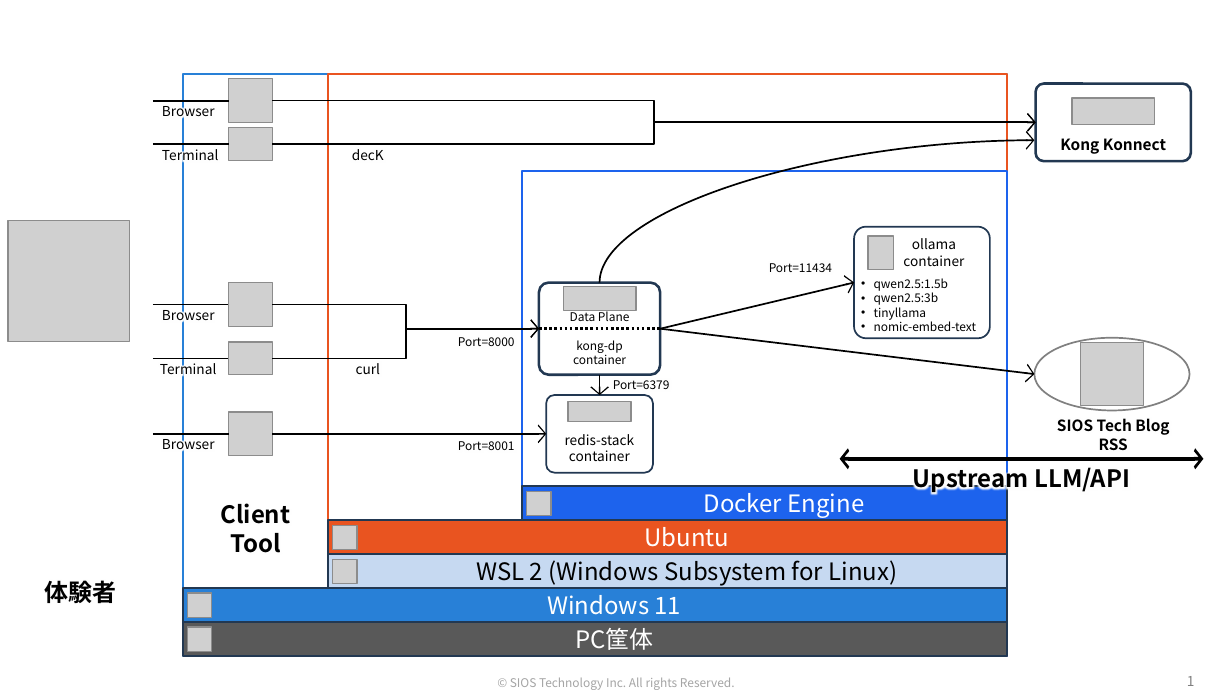
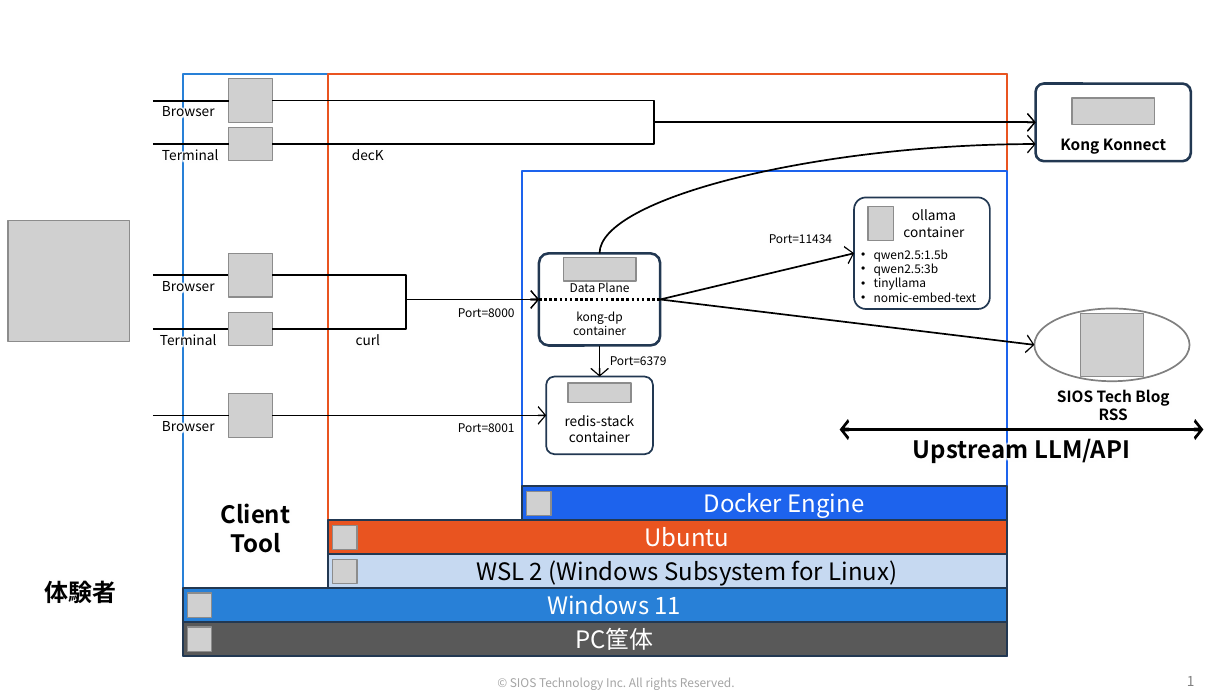
Before and after one commit to Toshiharu-Konuma-sti/my-skilling, a slide deck: slide 1 of kong-konnect/ai-gateway/image/kong-konnect-ai-gateway_overview.pptx. Drawn at 1232x693 pixels with LibreOffice and Linux fonts; fonts in the diff are those of the drawing; grey boxes stand for pictures; background and template pictures are left out. Boxes give left, top, right and bottom in pixels: in the first picture for what was removed or moved away, otherwise in the second. Text is boxed around its words. In the diff, an @@ line names an element or a change of style, - is before the commit and + after.

```diff
--- a/kong-konnect/ai-gateway/image/kong-konnect-ai-gateway_overview.pptx
+++ b/kong-konnect/ai-gateway/image/kong-konnect-ai-gateway_overview.pptx
@@ curved arrow moved from (600, 282) - (1035, 140) to (600, 254) - (1036, 144) @@
@@ 8 texts, 5 pictures, 3 lines, 2 rounded rectangles, 2 elbow arrows, 2 arrows, 1 double arrow, 1 ellipse: place and size @@
-8 texts, 5 pictures, 3 lines, 2 rounded rectangles, 2 elbow arrows, 2 arrows, 1 double arrow, 1 ellipse at bbox=[153, 227, 1204, 494]
+8 texts, 5 pictures, 3 lines, 2 rounded rectangles, 2 elbow arrows, 2 arrows, 1 double arrow, 1 ellipse at bbox=[153, 197, 1204, 465]
@@ arrow moved from (600, 375) - (600, 395) to (600, 345) - (600, 377) @@
@@ text "Port=6379": place and size @@
-text "Port=6379" at bbox=[613, 380, 670, 389]
+text "Port=6379" at bbox=[610, 356, 667, 365]
@@ 2 pictures, 2 texts, 1 rounded rectangle, 1 arrow, 1 line: place and size @@
-2 pictures, 2 texts, 1 rounded rectangle, 1 arrow, 1 line at bbox=[153, 395, 653, 473]
+2 pictures, 2 texts, 1 rounded rectangle, 1 arrow, 1 line at bbox=[153, 377, 653, 455]
```
Also in this commit, not shown: 1 other file.
